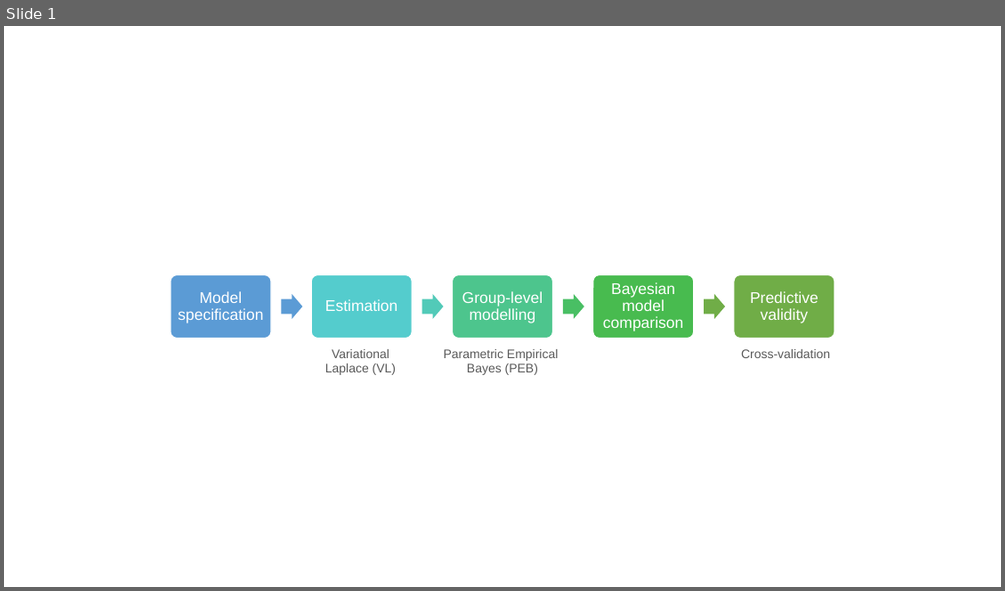
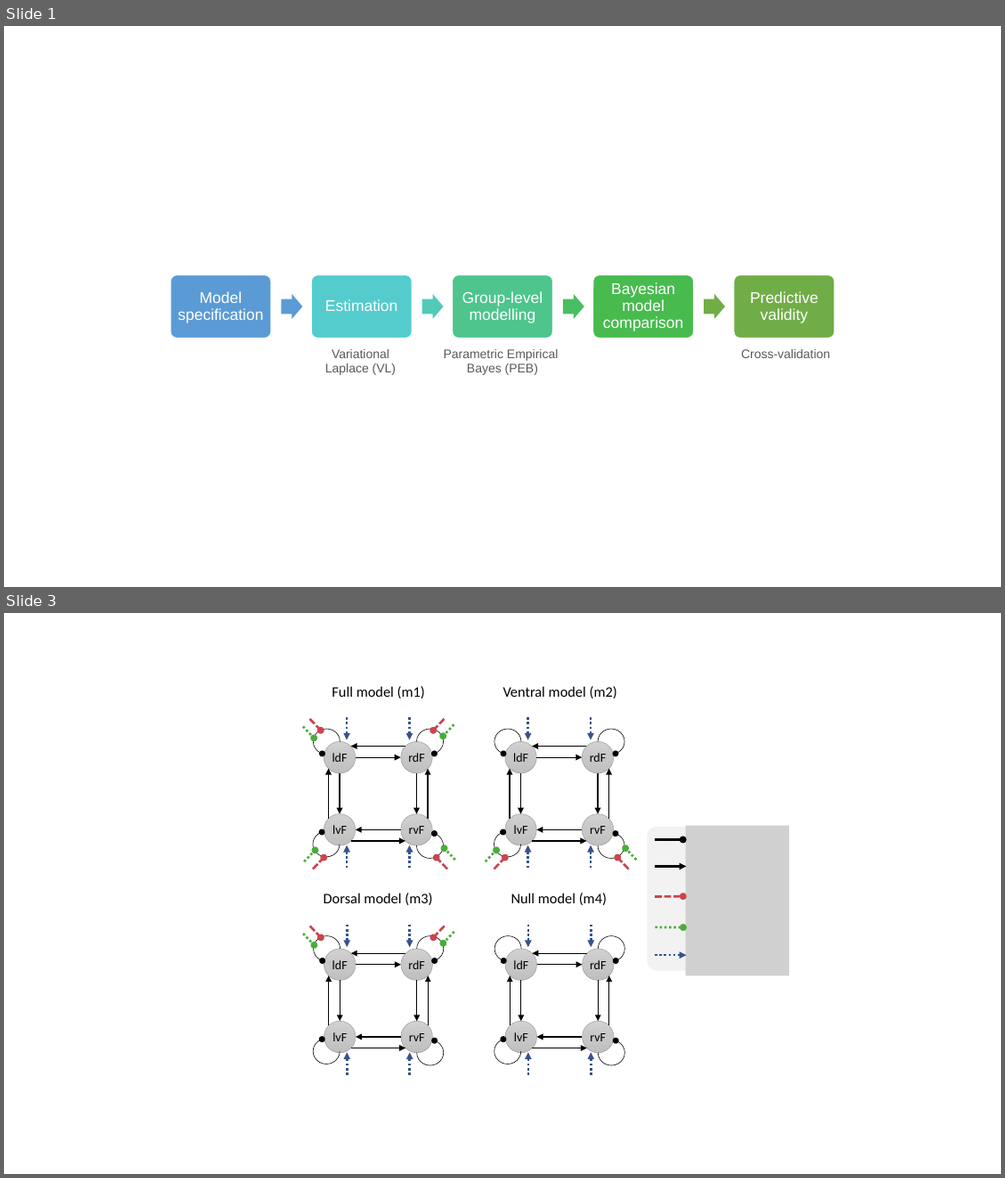
Before and after one commit to spm/spm-docs, a slide deck: docs/assets/figures/tutorials/dcm/dcm_tutorial_figures.pptx. Shown one above the other, each under a label of ours: slide 1 before the commit, slides 1 and 3 after it; the slides between them are not shown. The pictures are 1005x591 and 1005x1178 pixels, drawn with LibreOffice and Linux fonts; fonts in the diff are those of the drawing; grey boxes stand for pictures. Boxes give left, top, right and bottom in pixels: in the first picture for what was removed or moved away, otherwise in the second. Text is boxed around its words. In the diff, an @@ line names an element or a change of style, - is before the commit and + after.

```diff
--- a/docs/assets/figures/tutorials/dcm/dcm_tutorial_figures.pptx
+++ b/docs/assets/figures/tutorials/dcm/dcm_tutorial_figures.pptx
@@ slide 3 added at (4,613,1001,1174), background #FFFFFF @@
@@ text added at (332,686,425,698), 14 pt, text #000000 @@
+Full model (m1)
@@ text added at (503,686,617,698), 14 pt, text #000000 @@
+Ventral model (m2)
@@ group added at (303,717,455,868): 20 arrows, 4 ellipses, 4 arc (boxed as its full ellipse)s @@
+ldF
+rdF
+lvF
+rvF
@@ group added at (485,717,637,868): 16 arrows, 4 ellipses, 4 arc (boxed as its full ellipse)s @@
+ldF
+rdF
+lvF
+rvF
@@ rounded rectangle added at (647,827,779,971), fill #F2F2F2 @@
@@ group added at (655,826,789,976): 5 arrows, 1 picture @@
@@ text added at (324,892,432,905), 14 pt, text #000000 @@
+Dorsal model (m3)
@@ text added at (511,892,607,905), 14 pt, text #000000 @@
+Null model (m4)
@@ group added at (303,925,454,1075): 16 arrows, 4 ellipses, 4 arc (boxed as its full ellipse)s @@
+ldF
+rdF
+lvF
+rvF
@@ group added at (494,925,624,1075): 12 arrows, 4 ellipses, 4 arc (boxed as its full ellipse)s @@
+ldF
+rdF
+lvF
+rvF
```
Also in this commit, not shown: 4 other slides added, 13 other files.
